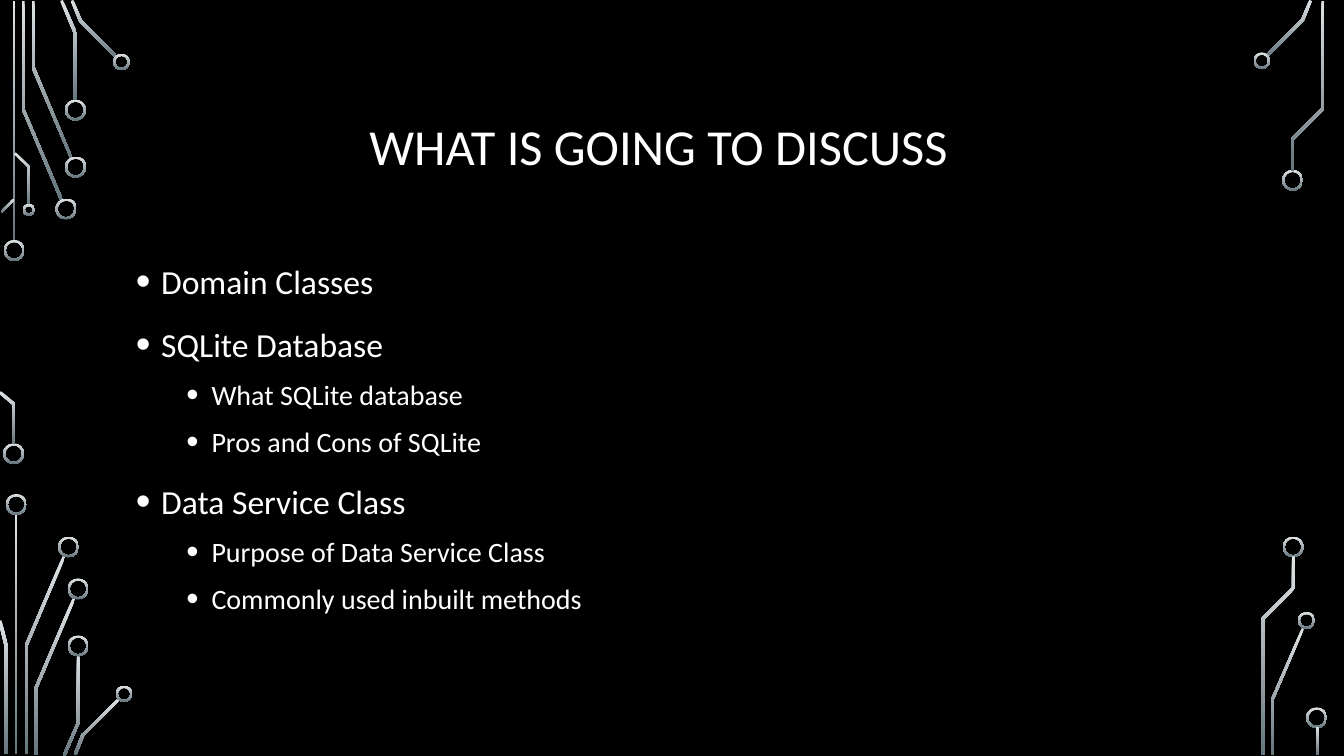
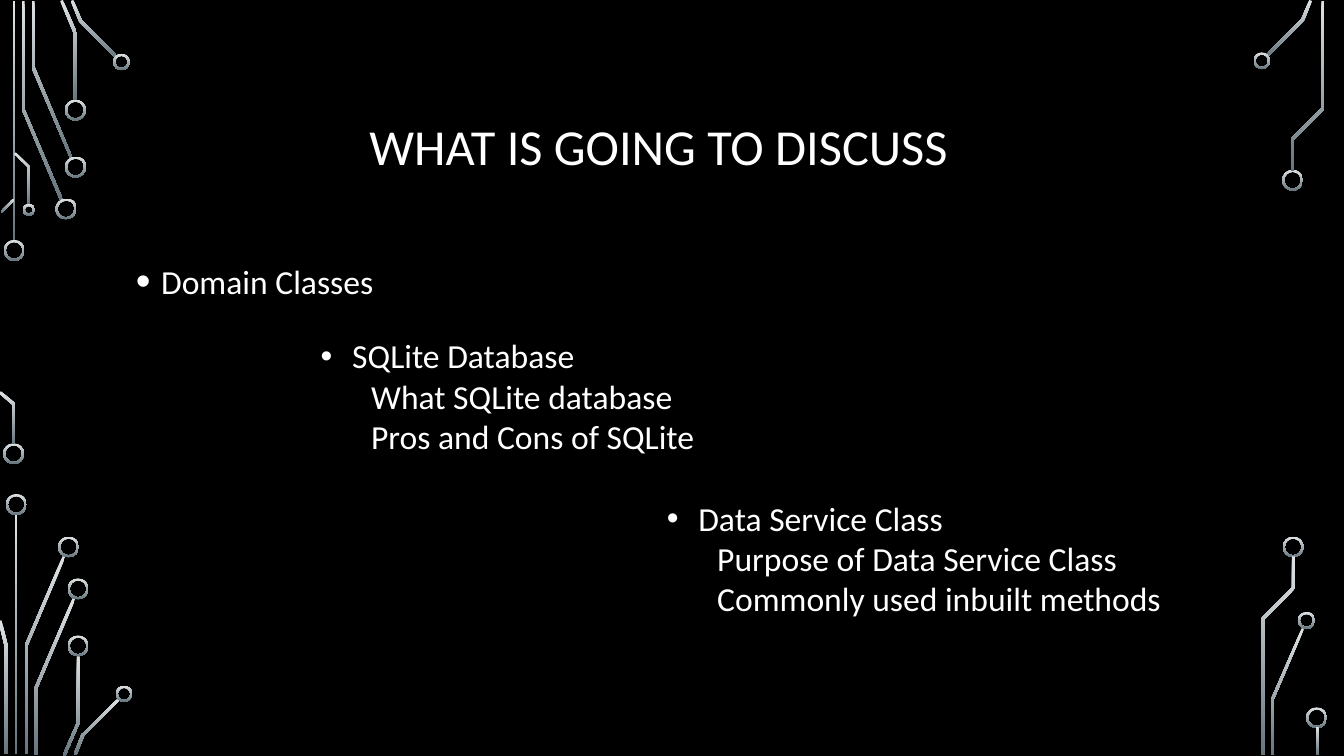
Before and after one commit to achuthanandGit/SDV602-GameProject, a slide deck: slide 2 of Milestone 2/SDV602 PPT for video presentation.pptx. Drawn at 1344x756 pixels with LibreOffice and Linux fonts; fonts in the diff are those of the drawing; background and template pictures are left out. Boxes give left, top, right and bottom in pixels: in the first picture for what was removed or moved away, otherwise in the second. Text is boxed around its words. In the diff, an @@ line names an element or a change of style, - is before the commit and + after.

```diff
--- a/Milestone 2/SDV602 PPT for video presentation.pptx
+++ b/Milestone 2/SDV602 PPT for video presentation.pptx
@@ text at [161,333,582,614]: paragraphs removed @@
-• SQLite Database
-  • What SQLite database
-  • Pros and Cons of SQLite
-• Data Service Class
-  • Purpose of Data Service Class
-  • Commonly used inbuilt methods
@@ text added at [352,344,694,454], 24 pt, text #FFFFFF @@
+• SQLite Database
+  What SQLite database
+  Pros and Cons of SQLite
@@ text added at [698,507,1161,617], 24 pt, text #FFFFFF @@
+• Data Service Class
+  Purpose of Data Service Class
+  Commonly used inbuilt methods
```
Also in this commit, not shown: 24 other files.
